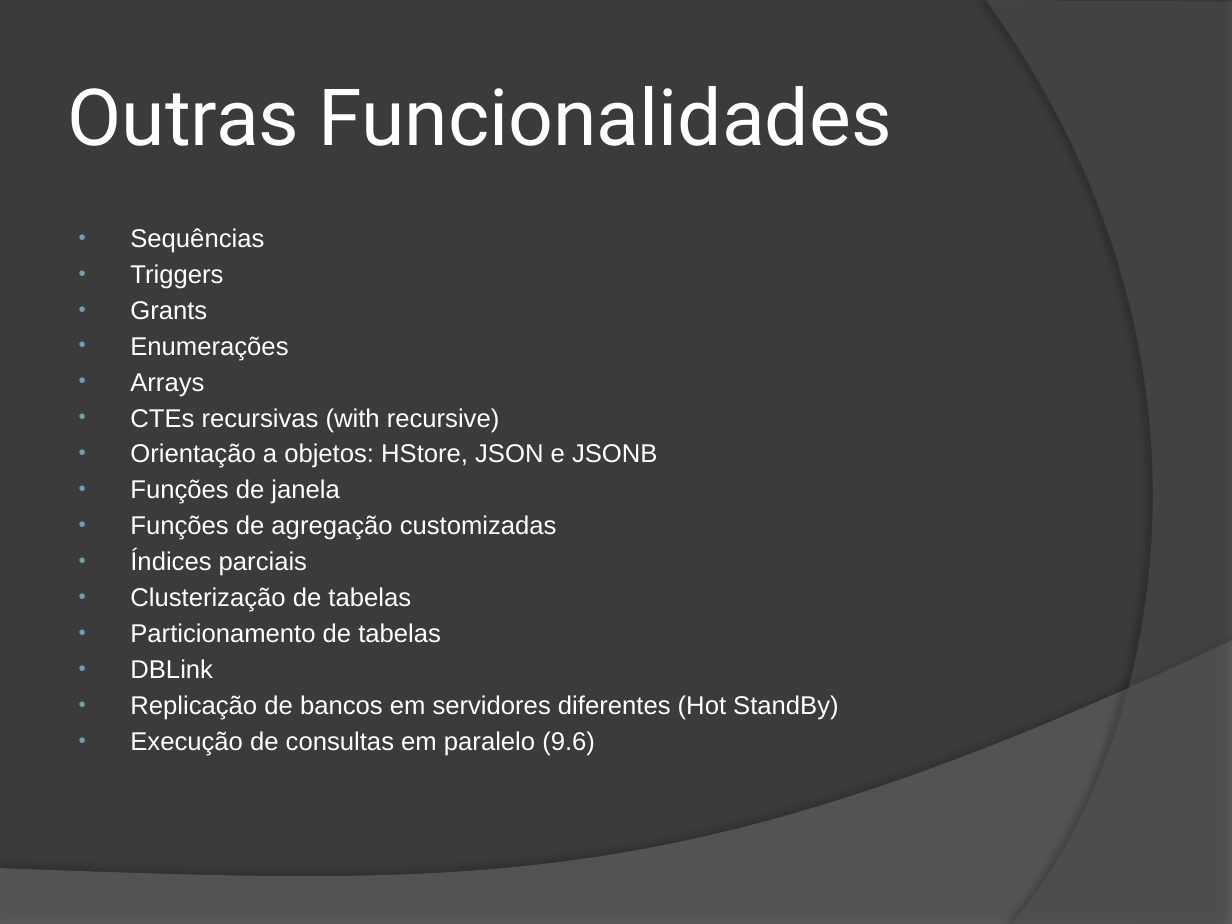
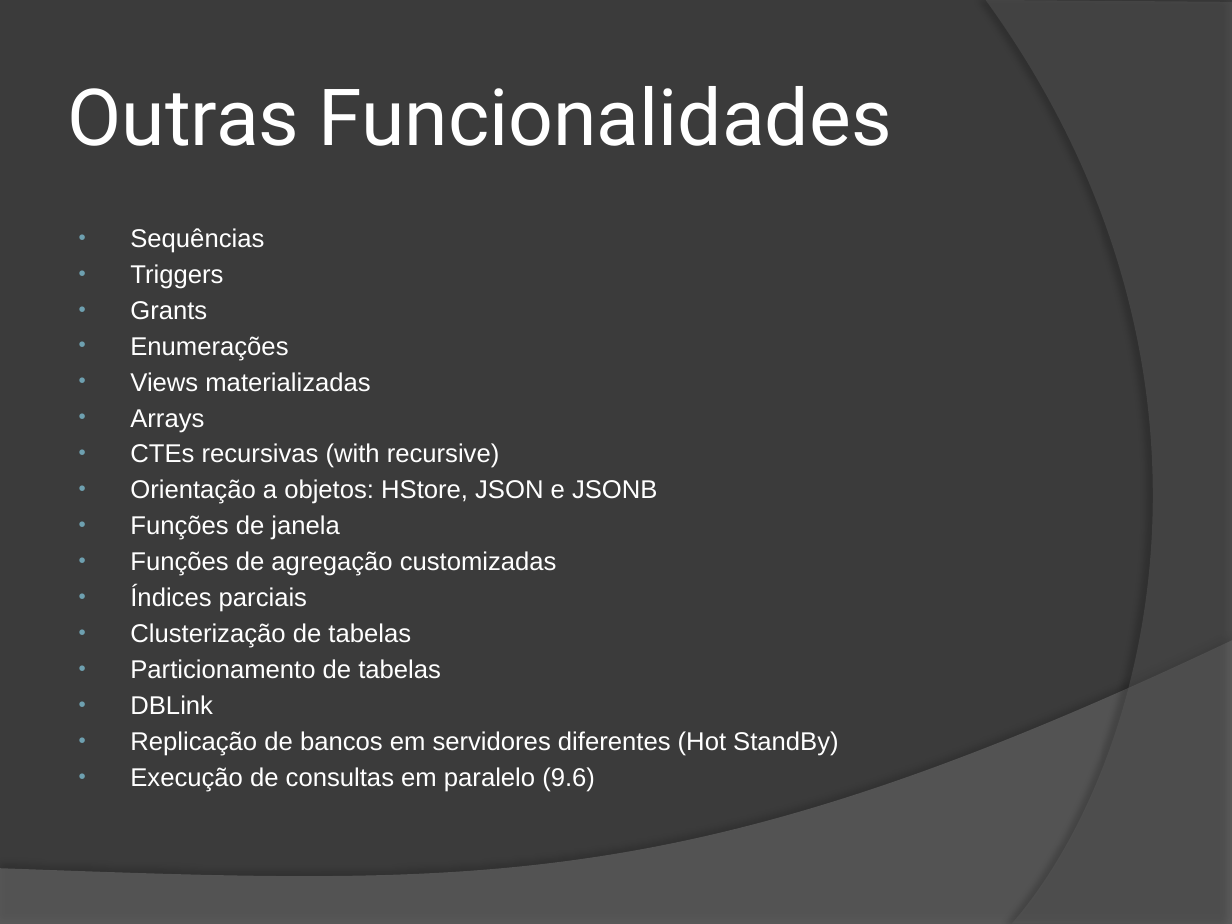
Before and after one commit to wind39/wind39.github.io, a slide deck: slide 46 of curso/modulo3capitulo5.pptx. Drawn at 1232x924 pixels with LibreOffice and Linux fonts; fonts in the diff are those of the drawing. Boxes give left, top, right and bottom in pixels: in the first picture for what was removed or moved away, otherwise in the second. Text is boxed around its words. In the diff, an @@ line names an element or a change of style, - is before the commit and + after.

```diff
--- a/curso/modulo3capitulo5.pptx
+++ b/curso/modulo3capitulo5.pptx
@@ text at (130, 372, 370, 392): paragraph added @@
+• Views materializadas
```
Also in this commit, not shown: 2 other files.
